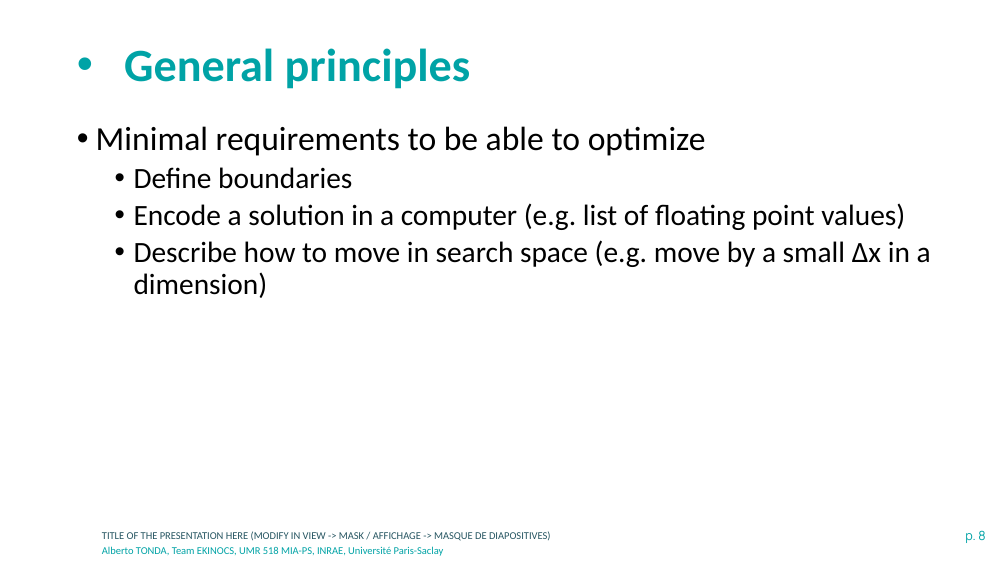
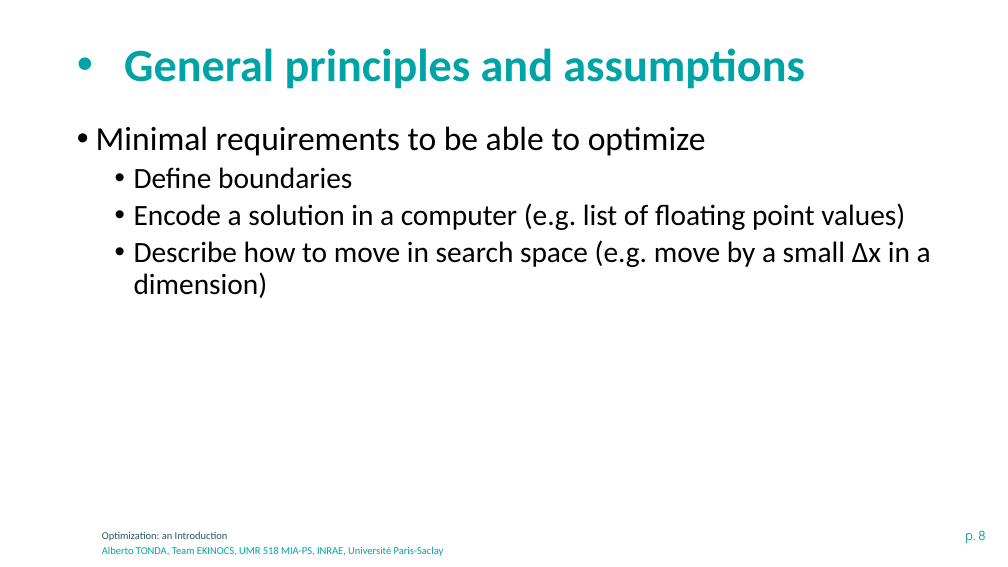
Before and after one commit to albertotonda/teaching, a slide deck: slide 8 of optimization-methods-for-artificial-intelligence/optimization-introduction.pptx. Drawn at 1008x567 pixels with LibreOffice and Linux fonts; fonts in the diff are those of the drawing; background and template pictures are left out. Boxes give left, top, right and bottom in pixels: in the first picture for what was removed or moved away, otherwise in the second. Text is boxed around its words. In the diff, an @@ line names an element or a change of style, - is before the commit and + after.

```diff
--- a/optimization-methods-for-artificial-intelligence/optimization-introduction.pptx
+++ b/optimization-methods-for-artificial-intelligence/optimization-introduction.pptx
@@ title at [124,48,804,89]: text changed @@
-• General principles
+• General principles and assumptions
@@ text at [102,531,228,541]: text changed @@
-TITLE OF THE PRESENTATION HERE (MODIFY IN VIEW -> MASK / AFFICHAGE -> MASQUE DE DIAPOSITIVES)
+Optimization: an Introduction
```
Also in this commit, not shown: 11 other slides changed, 5 slides added, 2 other files.
